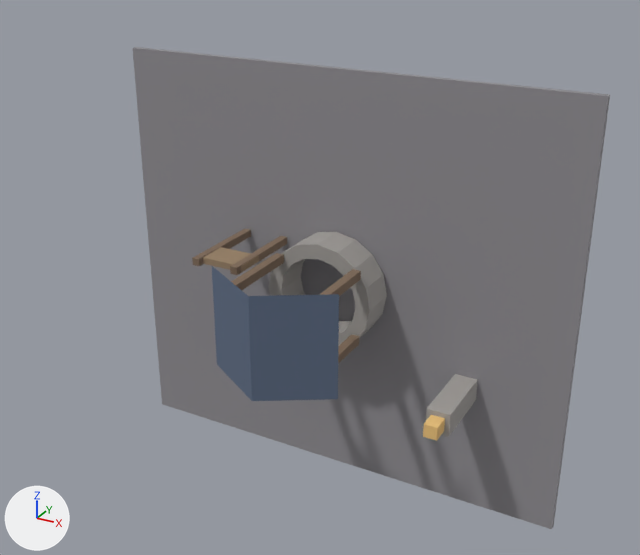
The OBJ model src/Wyrmforge.Presentation.Web/wwwroot/art/town/geometry/t1-central-square-preview.obj: old version first, new version second.
One viewpoint serves both versions: a 50 mm lens placed at (7.09, -13.57, 6.82), pointed at (0.54, -1.65, 0.86). The lights are fixed; the arrows at lower left show +X, +Y and +Z. The picture after the commit comes second. Where no turn or scale is listed for an object, it has been applied to the vertices.

Objects in the first picture: 't1-central-square-preview'.
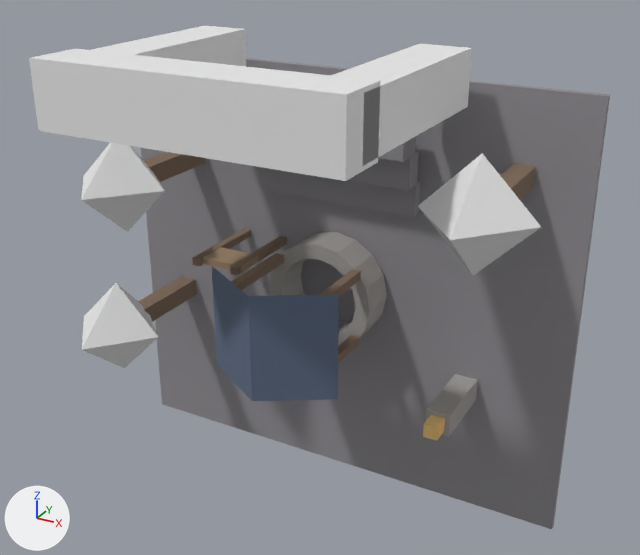
Commit message: feat(t2): add true 3D World Gate stairs/arch and shadow-casting tree geometry

Pixel boxes [x1, y1, x2, y2] of what changed, in the pictures (640 x 555 px):
't1-central-square-preview', reshaped (22% wider)
    before: [133, 47, 610, 529]
    after: [29, 26, 610, 529]
part 1 of me_t1_central_square_preview, added
    after: [259, 167, 420, 216]
part 2 of me_t1_central_square_preview, added
    after: [348, 151, 419, 190]
part 3 of me_t1_central_square_preview, added
    after: [378, 136, 416, 162]
part 4 of me_t1_central_square_preview, added
    after: [92, 26, 246, 66]
part 5 of me_t1_central_square_preview, added
    after: [331, 44, 472, 164]
part 6 of me_t1_central_square_preview, added
    after: [29, 49, 380, 181]
part 7 of me_t1_central_square_preview, added (brown)
    after: [144, 152, 205, 182]
part 8 of me_t1_central_square_preview, added (brown)
    after: [500, 164, 536, 200]
part 9 of me_t1_central_square_preview, added (brown)
    after: [138, 276, 197, 322]
part 10 of me_t1_central_square_preview, added
    after: [81, 143, 541, 368]

The change, as a diff of the scene's bpy script:
```diff
--- a/src/Wyrmforge.Presentation.Web/wwwroot/art/town/geometry/t1-central-square-preview.obj.py
+++ b/src/Wyrmforge.Presentation.Web/wwwroot/art/town/geometry/t1-central-square-preview.obj.py
@@ mat_gate_stone @@
+mat_gate_stone = principled_material('gate_stone')
+mat_gate_stone.base_color = (0.8, 0.8, 0.8)  # white #e7e7e7
+mat_gate_stone.roughness = 1.0
@@ mat_foliage @@
+mat_foliage = principled_material('foliage')
+mat_foliage.base_color = (0.8, 0.8, 0.8)  # white #e7e7e7
+mat_foliage.roughness = 1.0
@@ me_t1_central_square_preview @@
 # used by ob_t1_central_square_preview; location = (0.0, 0.0, 0.0)
-me_t1_central_square_preview.from_pydata(...)  # 150 vertices, 126 faces; spans x -4.5..4.5, y -3.02..0.12, z -4.0..4.0
+me_t1_central_square_preview.from_pydata(...)  # 240 vertices, 204 faces; spans x -4.5..4.5, y -4.55..0.12, z -4.0..4.67
+# me_t1_central_square_preview part 1: a new loose piece, a box spanning x -1.58..1.58, y -0.17..0.03, z 1.66..2.24, in mat_stone_paving (grey #908e93)
+# me_t1_central_square_preview part 2: a new loose piece, a box spanning x -1.58..1.58, y -0.47..-0.13, z 2.22..2.8, in mat_stone_paving (grey #908e93)
+# me_t1_central_square_preview part 3: a new loose piece, a box spanning x -1.58..1.58, y -0.77..-0.29, z 2.78..3.36, in mat_stone_paving (grey #908e93)
+# me_t1_central_square_preview part 4: a new loose piece, a box spanning x -2.47..-1.62, y -4.1..-0.4, z 3.7..4.6, in mat_gate_stone (white #e7e7e7)
+# me_t1_central_square_preview part 5: a new loose piece, a box spanning x 1.62..2.47, y -4.1..-0.4, z 3.7..4.6, in mat_gate_stone (white #e7e7e7)
+# me_t1_central_square_preview part 6: a new loose piece, a box spanning x -2.47..2.47, y -4.55..-3.65, z 3.64..4.67, in mat_gate_stone (white #e7e7e7)
+# me_t1_central_square_preview part 7: a new loose piece, a box spanning x -3.28..-2.92, y -1.78..0.0, z 1.92..2.28, in mat_timber (brown #816c59)
+# me_t1_central_square_preview part 8: a new loose piece, a box spanning x 3.17..3.53, y -1.78..0.0, z 2.42..2.78, in mat_timber (brown #816c59)
+# me_t1_central_square_preview part 9: a new loose piece, a box spanning x -3.67..-3.33, y -1.78..0.0, z -0.98..-0.62, in mat_timber (brown #816c59)
+# me_t1_central_square_preview part 10
+# 12 vertices are added at x -4.41..3.35, y -3.24..-1.36, z -1.71..2.6
+# 6 new vertices lie (0.91, 0.0, 0.91) away from vertices in x -4.41..3.35, y -2.18, z -1.71..2.6
+# 24 new faces join them, mat_foliage (white #e7e7e7)
 me_t1_central_square_preview.materials.append(mat_stone_paving)
@@ me_t1_central_square_preview @@
 me_t1_central_square_preview.materials.append(mat_lantern)
+me_t1_central_square_preview.materials.append(mat_gate_stone)  # white #e7e7e7
+me_t1_central_square_preview.materials.append(mat_foliage)  # white #e7e7e7
```
